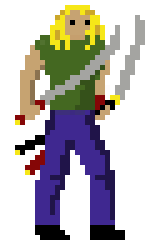
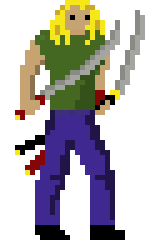
Layered file, before and after one edit (145×240). Changes by layer:
showed "Layer 3", painted on it over [15, 0, 145, 125]
hid "Layer 1", painted on it over [15, 5, 145, 125]
